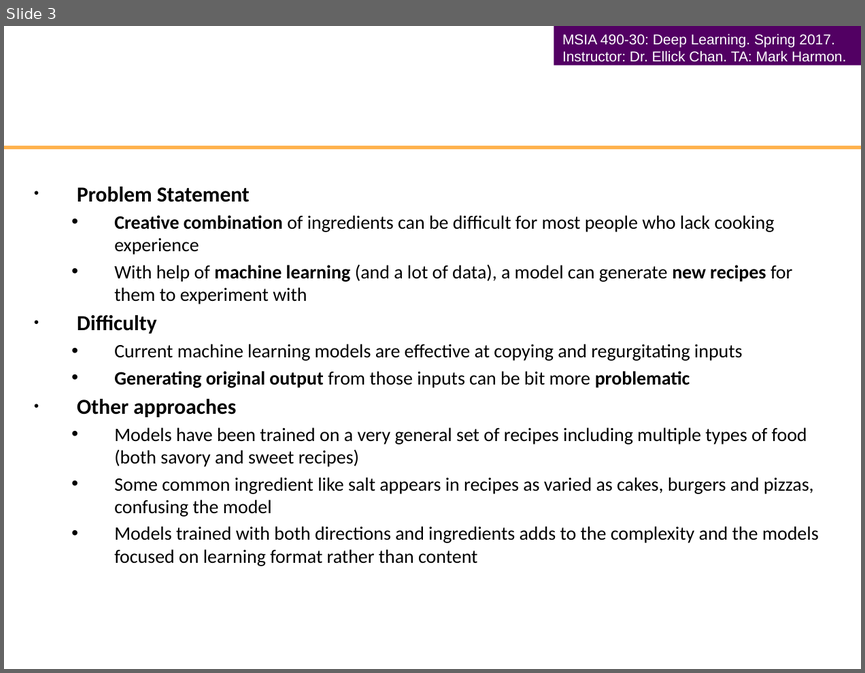
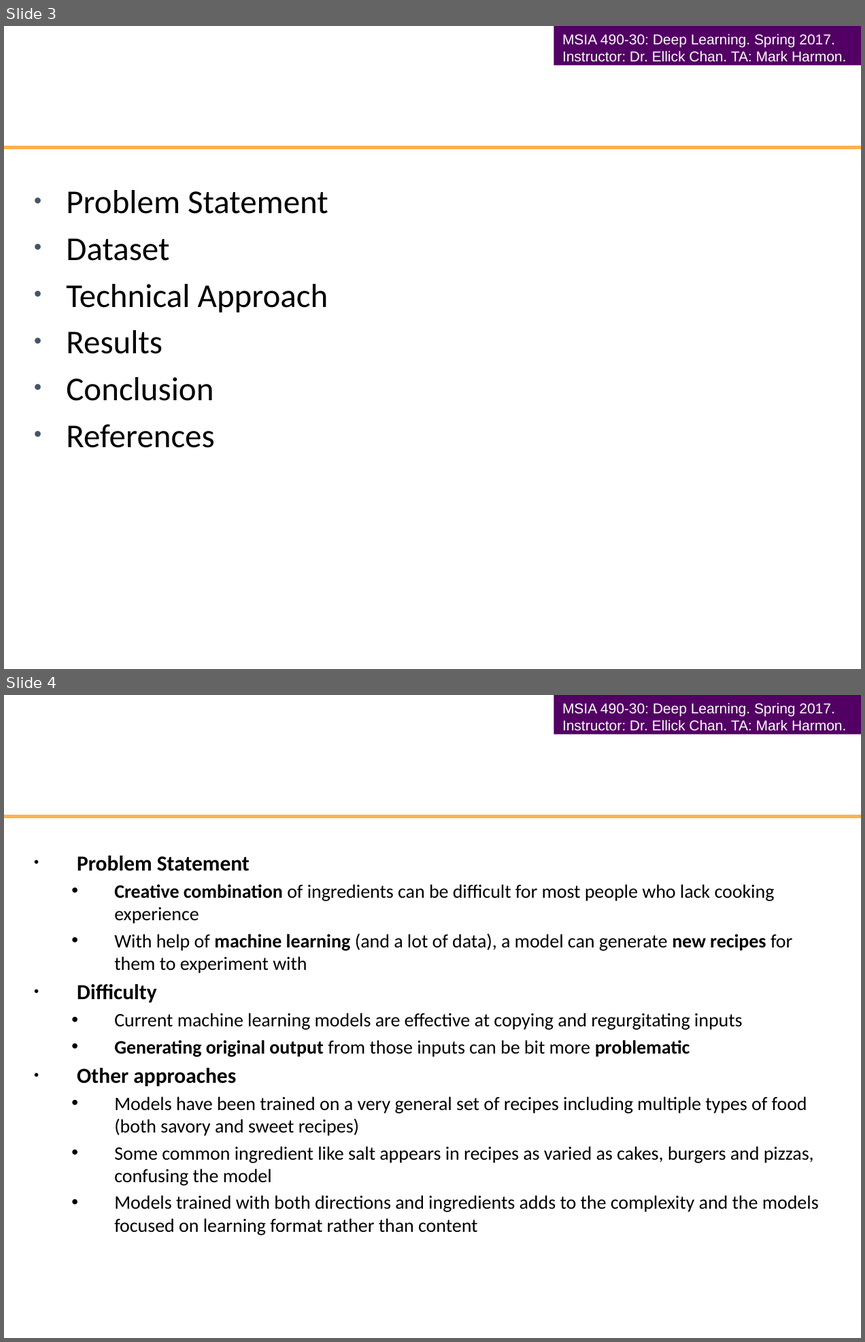
Before and after one commit to stephanieger/ConvectionalNN, a slide deck: Convectional Neural Networks Final Presentation.pptx. Shown one above the other, each under a label of ours: slide 3 before the commit, slides 3 and 4 after it. The pictures are 865x673 and 865x1342 pixels, drawn with LibreOffice and Linux fonts; fonts in the diff are those of the drawing; background and template pictures are left out. Boxes give left, top, right and bottom in pixels: in the first picture for what was removed or moved away, otherwise in the second. Text is boxed around its words. In the diff, an @@ line names an element or a change of style, - is before the commit and + after.

Commit message:
added agenda slide

```diff
--- a/Convectional Neural Networks Final Presentation.pptx
+++ b/Convectional Neural Networks Final Presentation.pptx
@@ slide 3 added at [4, 26, 861, 669], background #FFFFFF; not listed: 2 template elements that a slide beside it also shows @@
@@ title added at [211, 97, 839, 155], 24 pt, text #FFFFFF, bold @@
+Agenda
@@ text added at [66, 190, 328, 448], 28 pt, text #000000 @@
+• Problem Statement
+• Dataset
+• Technical Approach
+• Results
+• Conclusion
+• References
@@ what was slide 3 is now slide 4 @@
```
